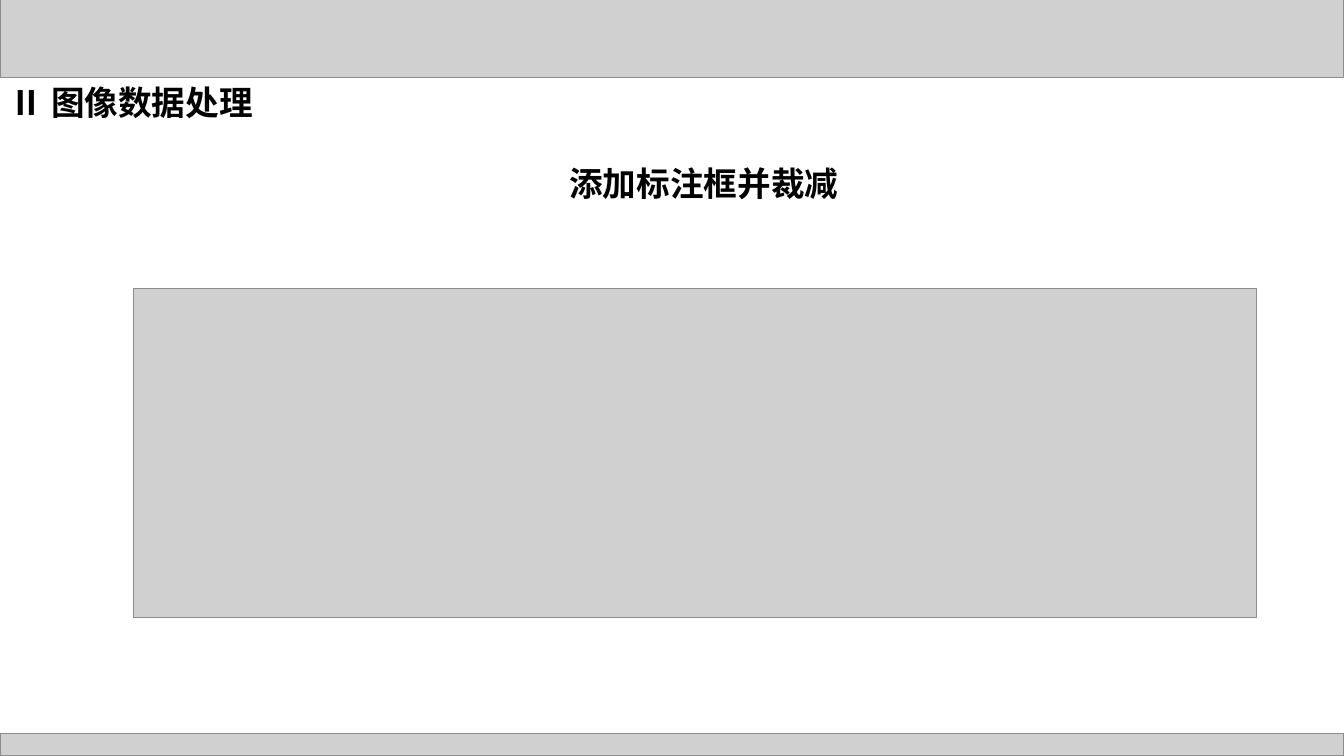
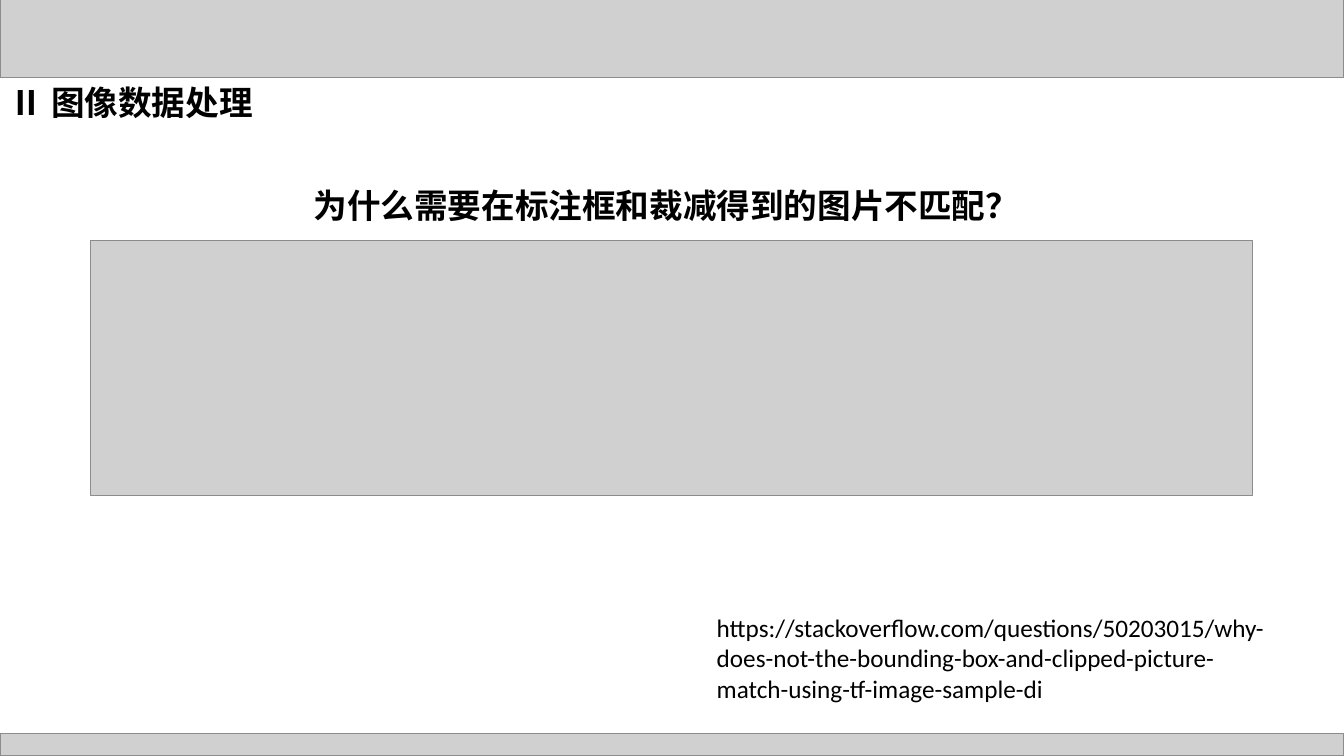
Before and after one commit to lhuangjs/tensotflow-in-action, a slide deck: slide 16 of supports/ppt/chapter7/chapter7.pptx (slide 17 before the commit). Drawn at 1344x756 pixels with LibreOffice and Linux fonts; fonts in the diff are those of the drawing; grey boxes stand for pictures. Boxes give left, top, right and bottom in pixels: in the first picture for what was removed or moved away, otherwise in the second. Text is boxed around its words. In the diff, an @@ line names an element or a change of style, - is before the commit and + after.

```diff
--- a/supports/ppt/chapter7/chapter7.pptx
+++ b/supports/ppt/chapter7/chapter7.pptx
@@ text removed at <box>569,167,838,199</box> @@
-添加标注框并裁减
@@ text added at <box>314,189,1020,221</box>, 24 pt, text #000000, bold @@
+为什么需要在标注框和裁减得到的图片不匹配？
@@ picture: place and size @@
-picture at <box>133,289,1256,618</box>
+picture at <box>91,241,1253,496</box>
@@ text added at <box>717,619,1264,703</box>, 18 pt, text #000000 @@
+https://stackoverflow.com/questions/50203015/why-does-not-the-bounding-box-and-clipped-picture-match-using-tf-image-sample-di
```
Also in this commit, not shown: 6 other slides changed, 2 slides added, 1 slide removed, 16 other files.
